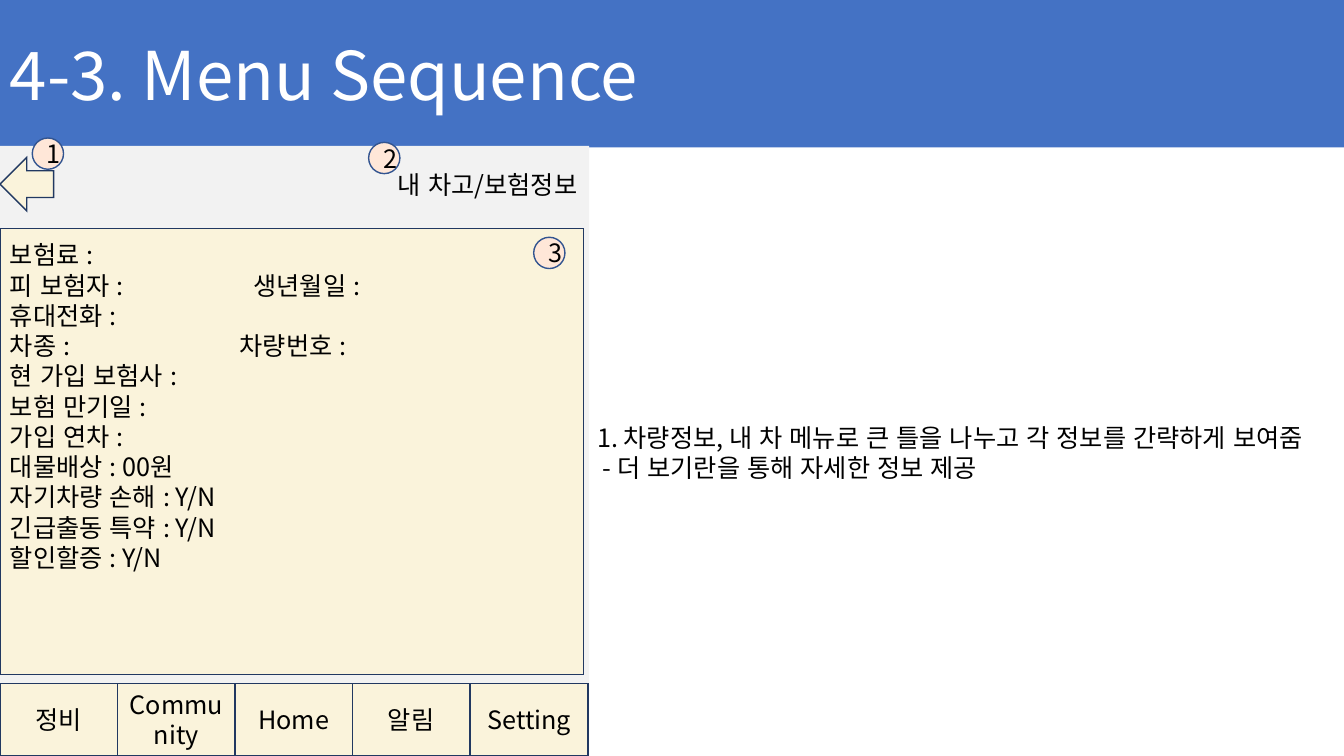
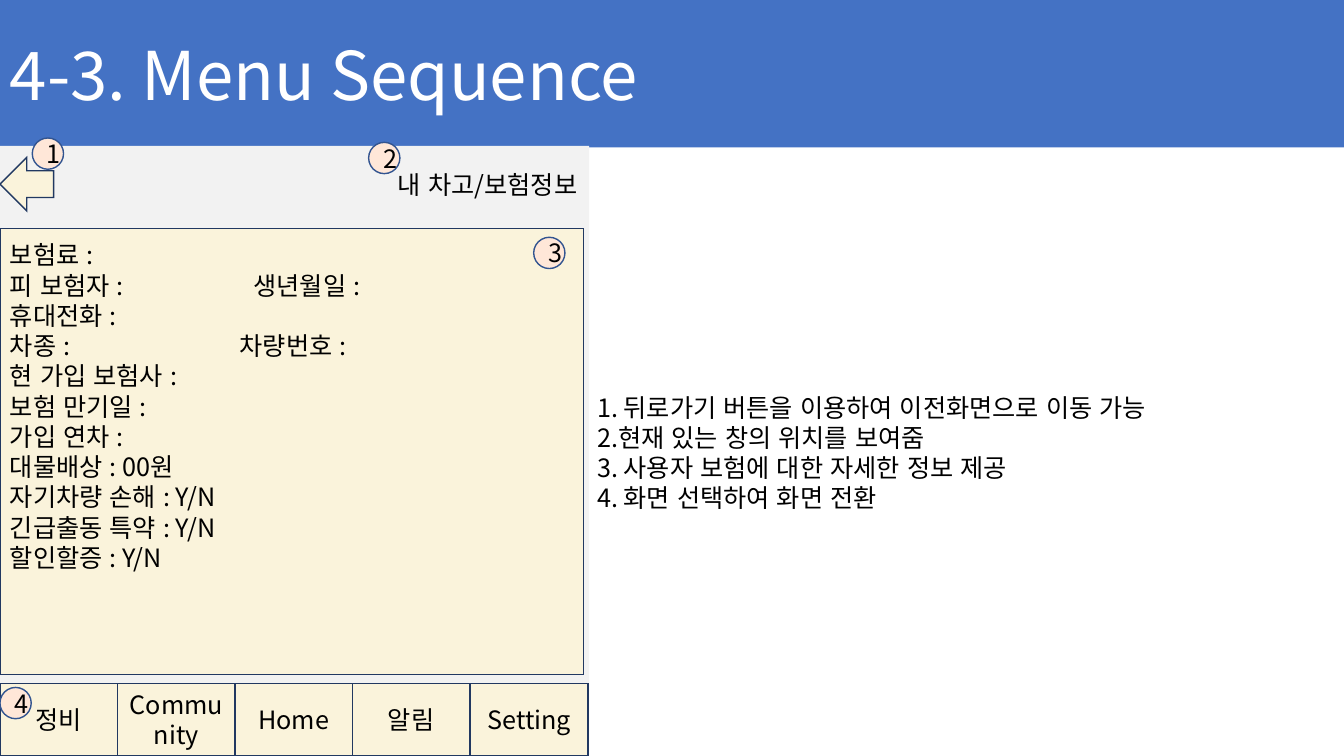
Before and after one commit to ChaeSung-Lee/DJ_InternShip, a slide deck: slide 44 of 2021_Summer/jp.hong/Project_BnC_jph.pptx. Drawn at 1344x756 pixels with LibreOffice and Linux fonts; fonts in the diff are those of the drawing. Boxes give left, top, right and bottom in pixels: in the first picture for what was removed or moved away, otherwise in the second. Text is boxed around its words. In the diff, an @@ line names an element or a change of style, - is before the commit and + after.

```diff
--- a/2021_Summer/jp.hong/Project_BnC_jph.pptx
+++ b/2021_Summer/jp.hong/Project_BnC_jph.pptx
@@ text at [597, 396, 1146, 509]: text changed @@
-1. 차량정보, 내 차 메뉴로 큰 틀을 나누고 각 정보를 간략하게 보여줌
-- 더 보기란을 통해 자세한 정보 제공
+1. 뒤로가기 버튼을 이용하여 이전화면으로 이동 가능
+2.현재 있는 창의 위치를 보여줌
+3. 사용자 보험에 대한 자세한 정보 제공
+4. 화면 선택하여 화면 전환
@@ ellipse added at [0, 688, 31, 719], fill #FFE7D8, outline #325491 1 pt, 18 pt, text #000000 @@
+4
```
Also in this commit, not shown: 9 other slides changed, 4 slides added.
